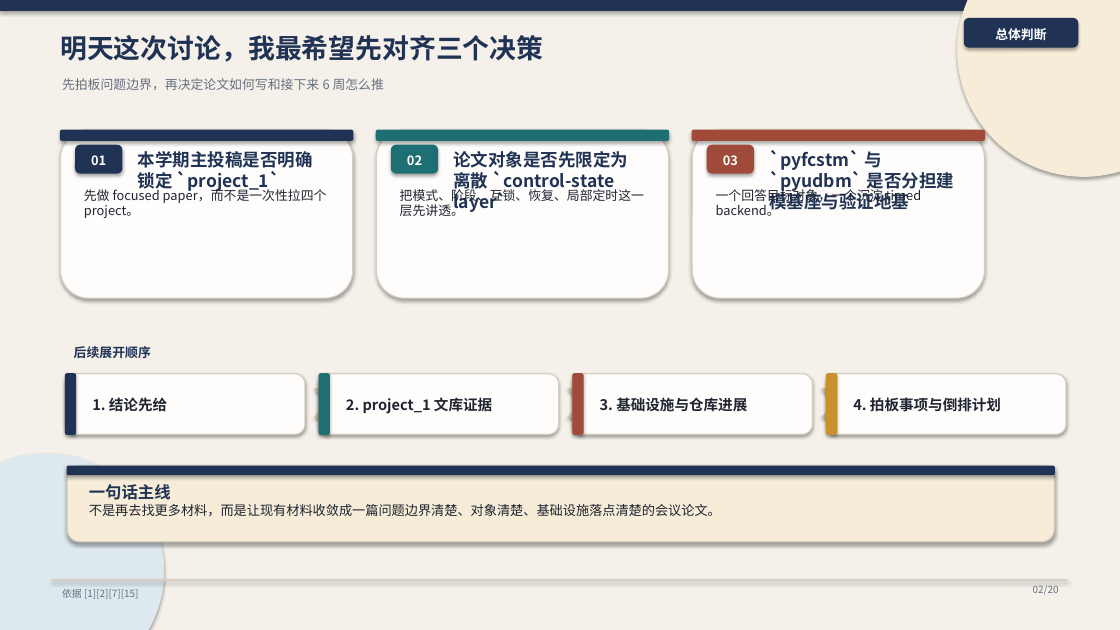
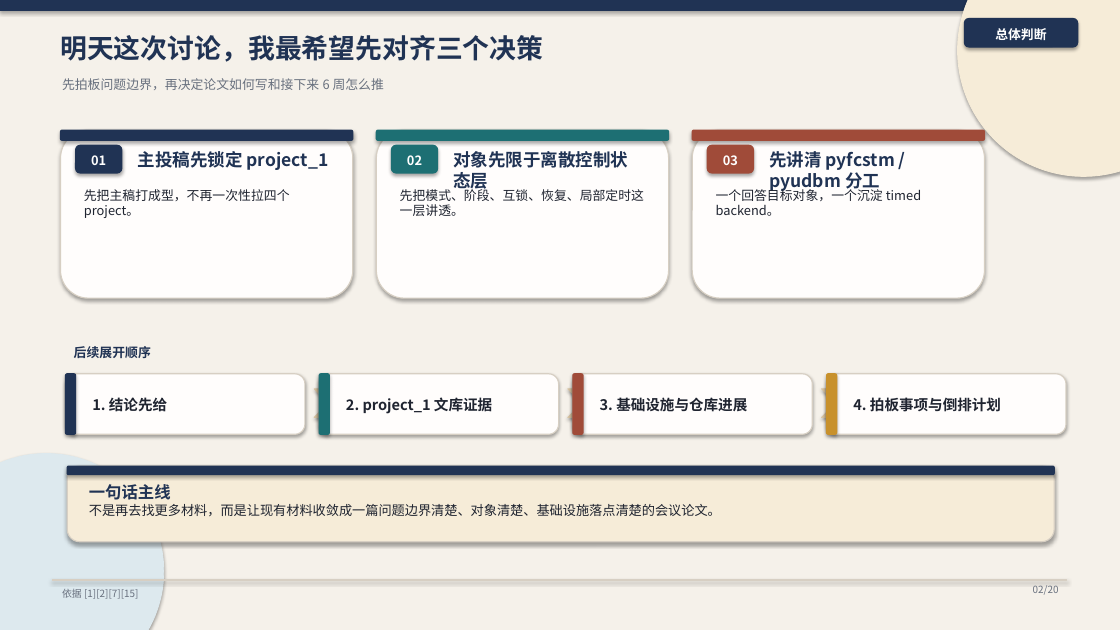
Before and after one commit to HansBug/research_ideas, a slide deck: slide 2 of talks/2026-04-15-导师-进展汇报与思考/ppt/deck.pptx. Drawn at 1120x630 pixels with LibreOffice and Linux fonts; fonts in the diff are those of the drawing. Boxes give left, top, right and bottom in pixels: in the first picture for what was removed or moved away, otherwise in the second. Text is boxed around its words. In the diff, an @@ line names an element or a change of style, - is before the commit and + after.

Commit message:
Refine talk deck middle section and pyfcstm framing

```diff
--- a/talks/2026-04-15-导师-进展汇报与思考/ppt/deck.pptx
+++ b/talks/2026-04-15-导师-进展汇报与思考/ppt/deck.pptx
@@ text at bbox=[138, 151, 329, 170]: text changed @@
-本学期主投稿是否明确锁定 `project_1`
+主投稿先锁定 project_1
@@ text at bbox=[453, 151, 628, 193]: text changed @@
-论文对象是否先限定为离散 `control-state layer`
+对象先限于离散控制状态层
@@ text at bbox=[769, 151, 895, 193]: text changed @@
-`pyfcstm` 与 `pyudbm` 是否分担建模基座与验证地基
+先讲清 pyfcstm / pyudbm 分工
@@ text at bbox=[84, 189, 290, 218]: text changed @@
-先做 focused paper，而不是一次性拉四个 project。
+先把主稿打成型，不再一次性拉四个 project。
@@ text at bbox=[400, 186, 644, 216]: text changed @@
-把模式、阶段、互锁、恢复、局部定时这一层先讲透。
+先把模式、阶段、互锁、恢复、局部定时这一层讲透。
```
Also in this commit, not shown: 15 other slides changed, 1 slide added, 1 slide removed, 5 other files.
